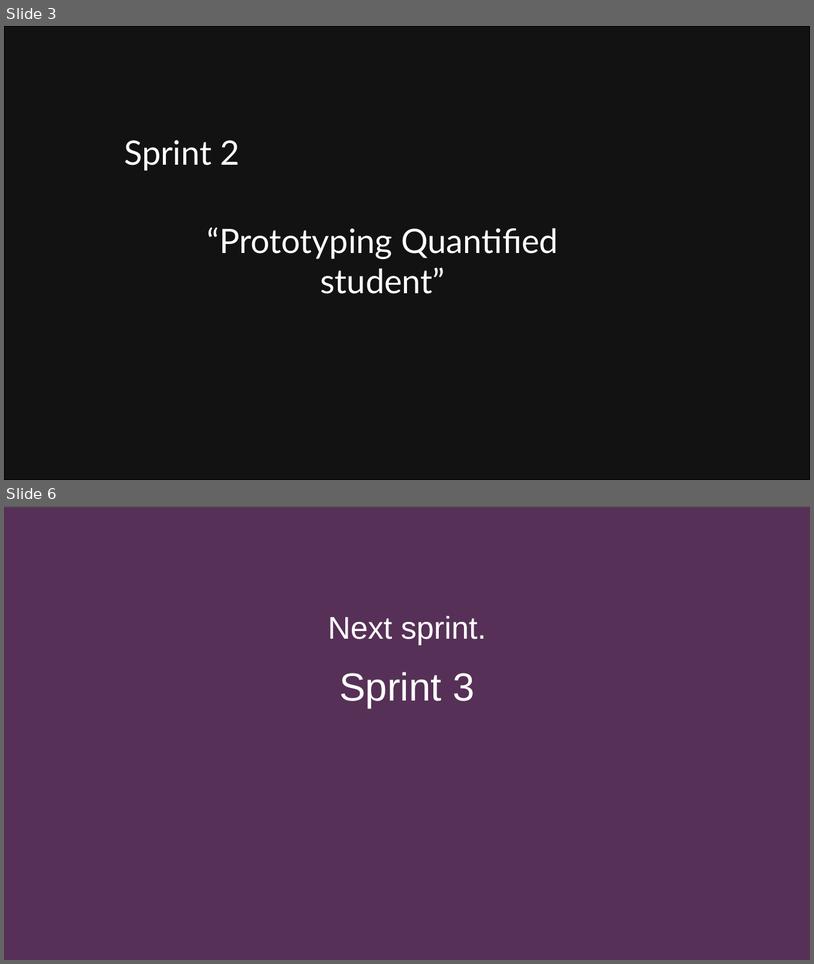
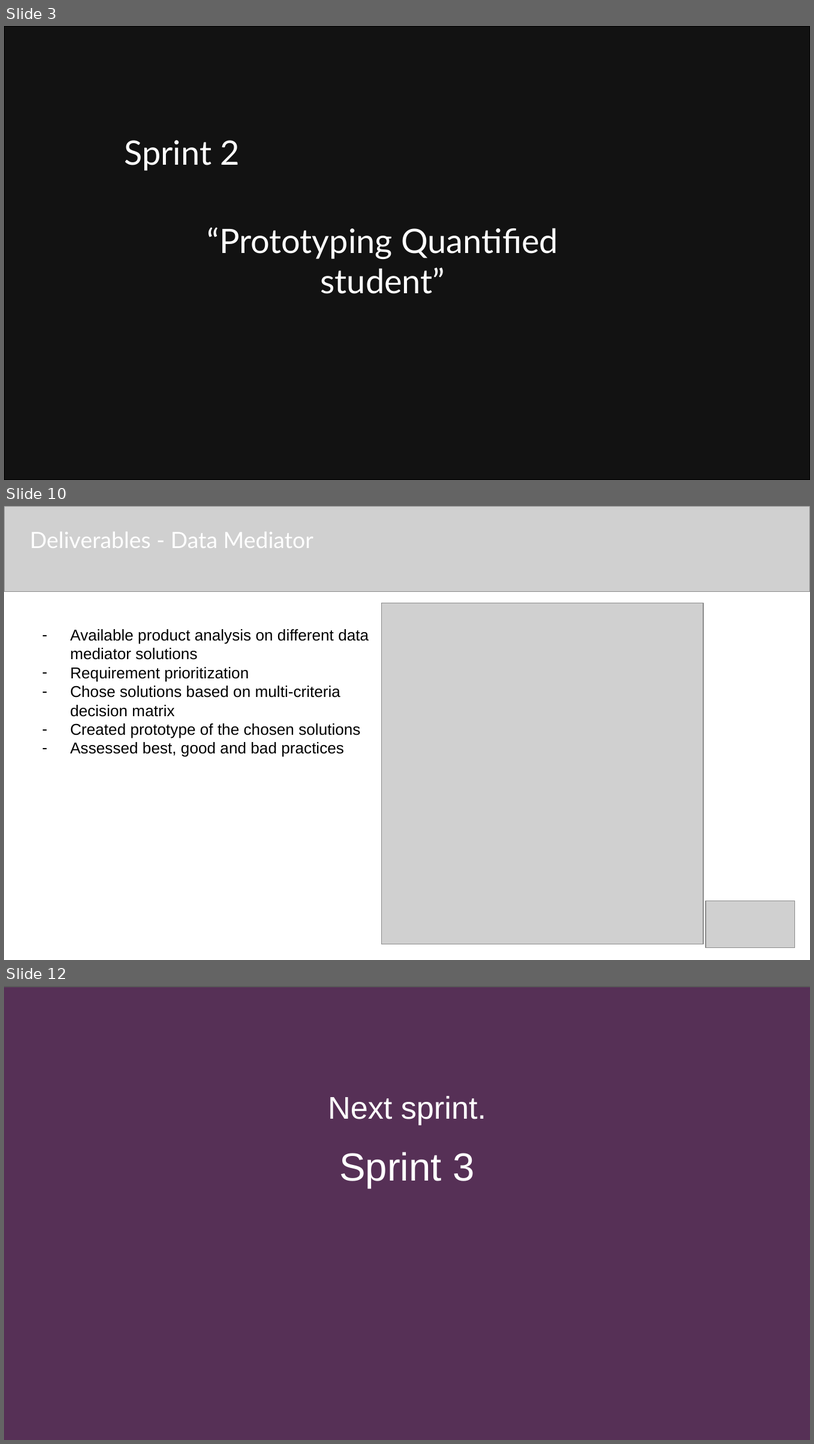
Before and after one commit to quantifiedstudent/QS-Docs, a slide deck: QS - Sprint 2 delivery 8-6-2022.pptx. Shown one above the other, each under a label of ours: slides 3 and 6 before the commit, slides 3, 10 and 12 after it; the slides between them are not shown. The pictures are 814x964 and 814x1444 pixels, drawn with LibreOffice and Linux fonts; fonts in the diff are those of the drawing; grey boxes stand for pictures; background and template pictures are left out; a plain dark background stands for a picture behind light text. Boxes give left, top, right and bottom in pixels: in the first picture for what was removed or moved away, otherwise in the second. Text is boxed around its words. In the diff, an @@ line names an element or a change of style, - is before the commit and + after.

```diff
--- a/QS - Sprint 2 delivery 8-6-2022.pptx
+++ b/QS - Sprint 2 delivery 8-6-2022.pptx
@@ slide 10 added at [4,506,810,960], background #FFFFFF @@
@@ picture added at [4,506,810,591] @@
@@ text added at [30,532,314,548], 20 pt, text #FFFFFF @@
+Deliverables - Data Mediator
@@ picture added at [381,603,704,944] @@
@@ text added at [70,629,369,757], 14 pt, text #000000 @@
+– Available product analysis on different data mediator solutions
+– Requirement prioritization
+– Chose solutions based on multi-criteria decision matrix
+– Created prototype of the chosen solutions
+– Assessed best, good and bad practices
@@ picture added at [707,900,796,947] @@
@@ what was slide 6 is now slide 12 @@
```
Also in this commit, not shown: 4 slides changed, 7 other slides added, 2 slides removed, 26 other files.
